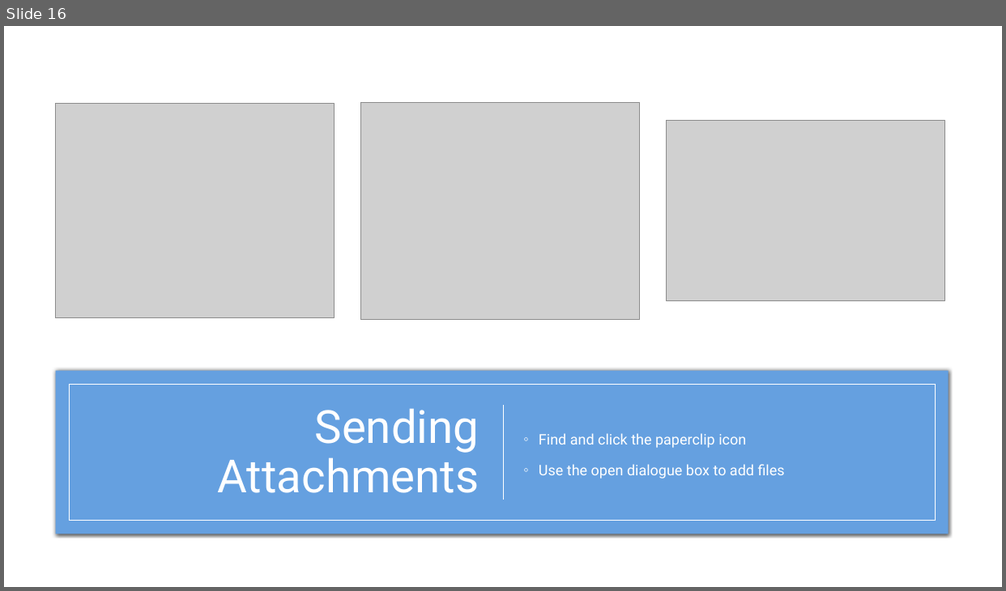
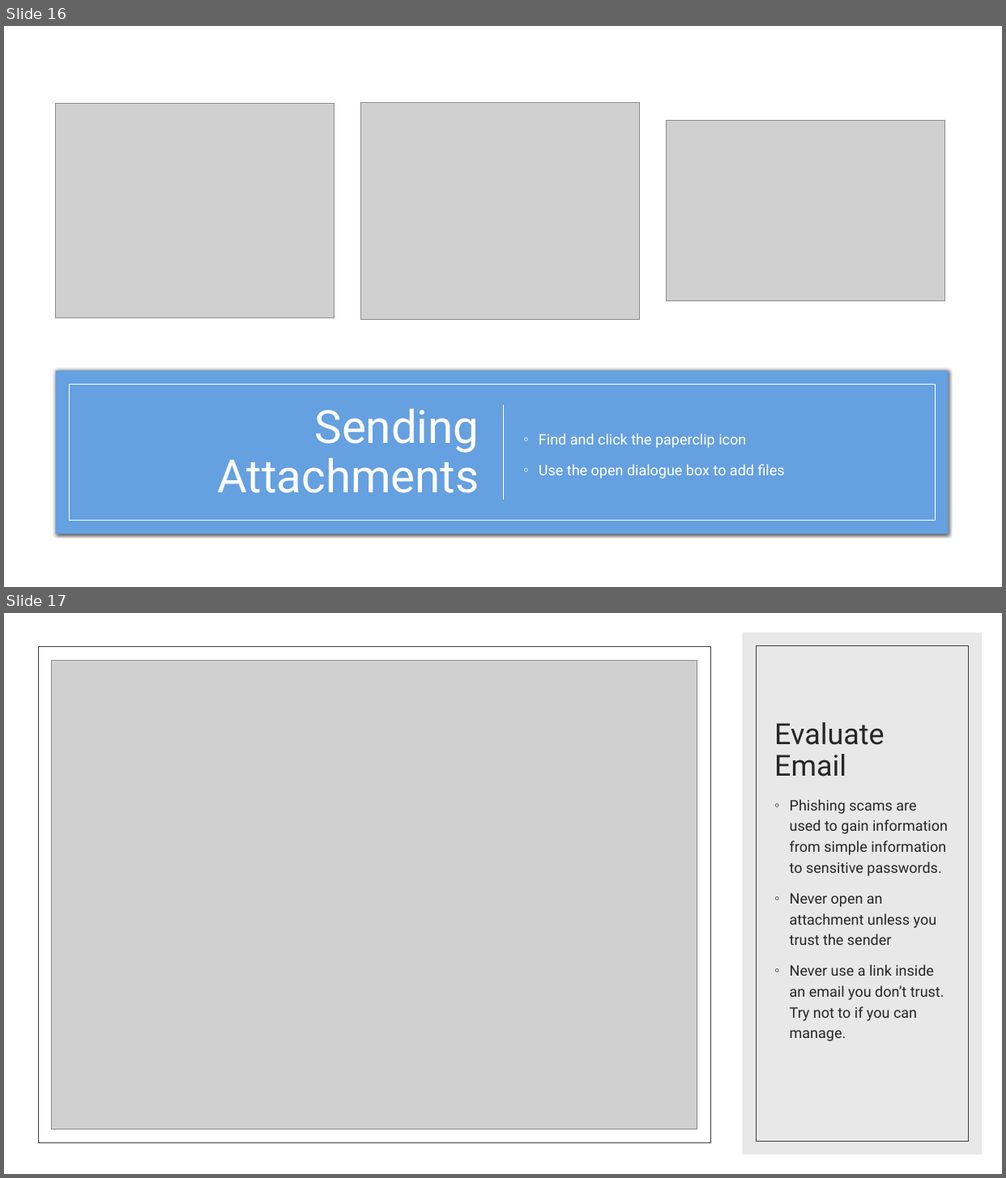
Before and after one commit to csmomentum/momentum, a slide deck: Week2/Week2Ppoint/The Internet.pptx. Shown one above the other, each under a label of ours: slide 16 before the commit, slides 16 and 17 after it. The pictures are 1006x591 and 1006x1178 pixels, drawn with LibreOffice and Linux fonts; fonts in the diff are those of the drawing; grey boxes stand for pictures. Boxes give left, top, right and bottom in pixels: in the first picture for what was removed or moved away, otherwise in the second. Text is boxed around its words. In the diff, an @@ line names an element or a change of style, - is before the commit and + after.

```diff
--- a/Week2/Week2Ppoint/The Internet.pptx
+++ b/Week2/Week2Ppoint/The Internet.pptx
@@ slide 17 added at <box>4,613,1002,1174</box>, background #FFFFFF @@
@@ rectangle added at <box>4,613,1002,1174</box>, fill #FFFFFF @@
@@ rectangle added at <box>742,632,982,1155</box>, fill #D9D9D9 at 60% opacity @@
@@ rectangle added at <box>39,647,710,1143</box>, fill #FFFFFF, outline #404040 0.5 pt @@
@@ picture added at <box>52,660,697,1130</box> @@
@@ rectangle added at <box>756,646,968,1142</box>, outline #404040 0.5 pt @@
@@ title added at <box>774,722,884,777</box>, 28 pt, text #262626 @@
+Evaluate Email
@@ text added at <box>790,799,948,1041</box>, 14 pt, text #262626 @@
+◦ Phishing scams are used to gain information from simple information to sensitive passwords.
+◦ Never open an attachment unless you trust the sender
+◦ Never use a link inside an email you don’t trust. Try not to if you can manage.
```
Also in this commit, not shown: 1 other slide added, 8 other files.
